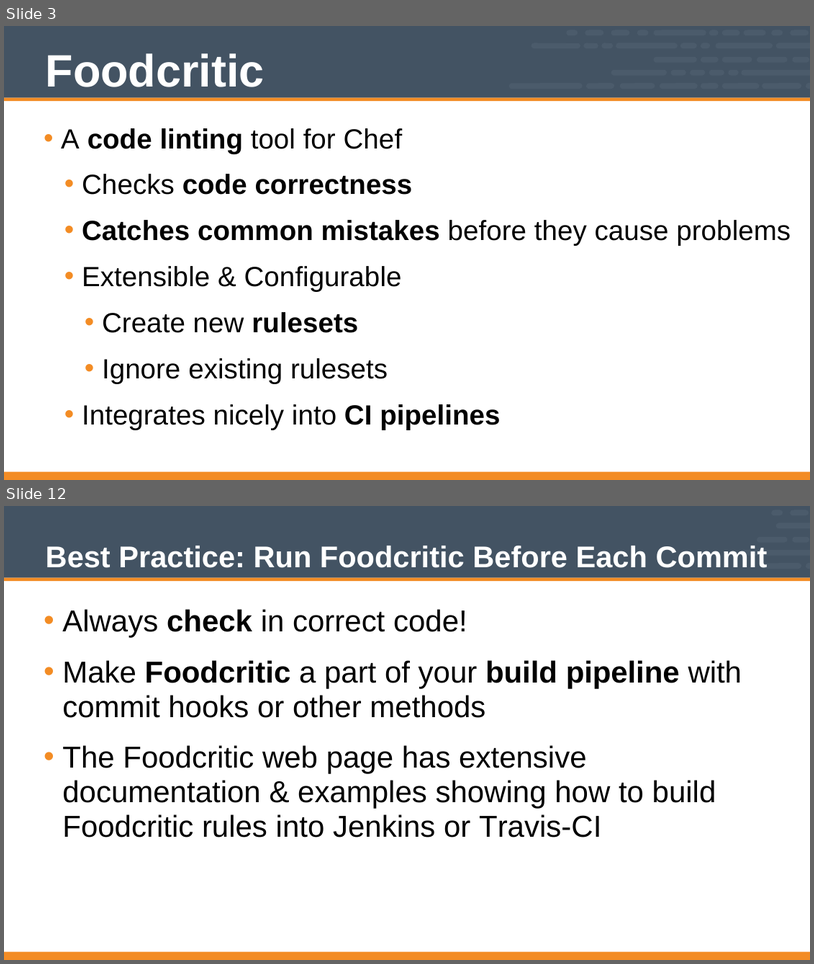
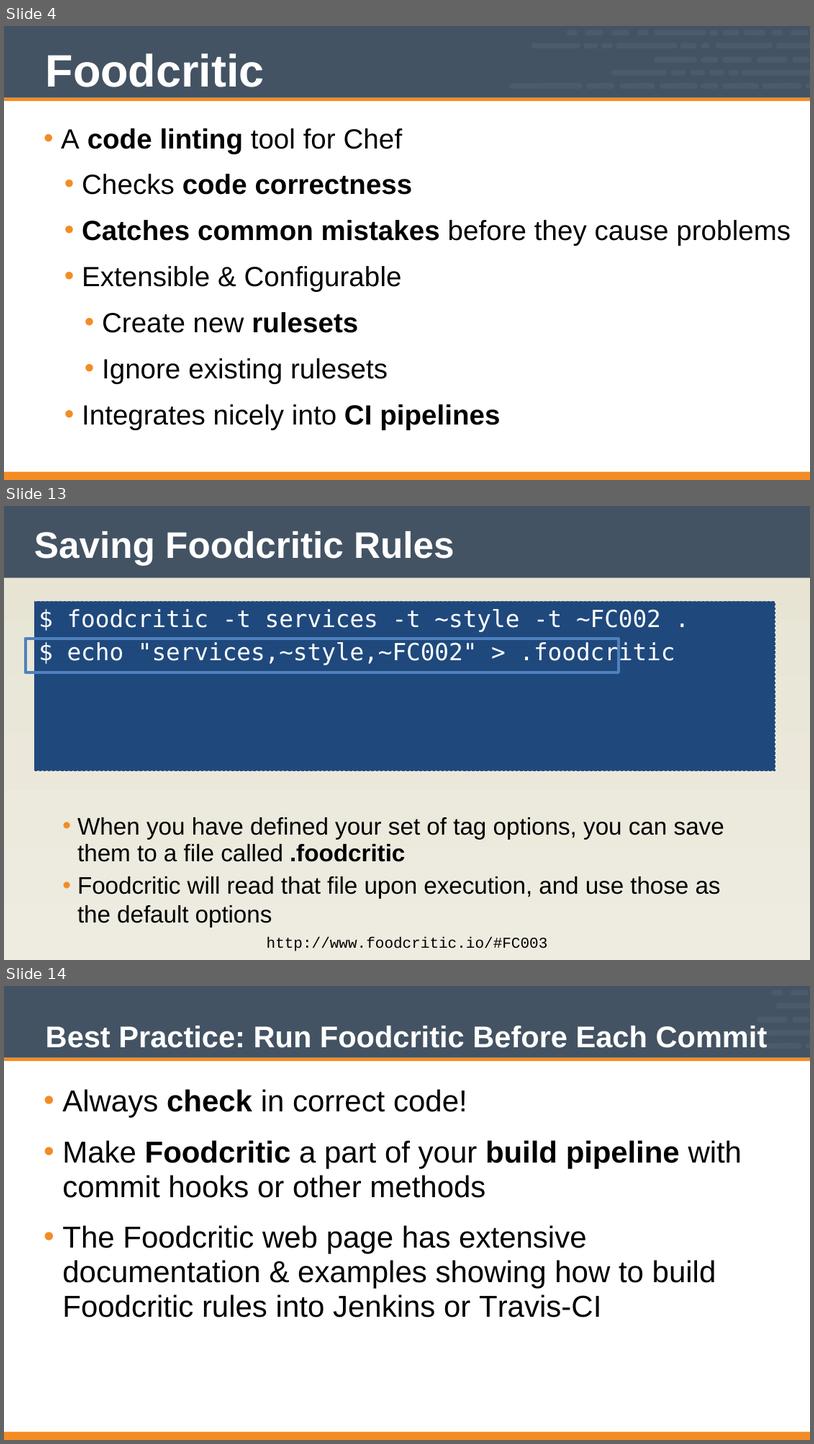
Before and after one commit to vinyar/chef-intermediate, a slide deck: Modules/10-Chef_Intermediate.pptx. Shown one above the other, each under a label of ours: slides 3 and 12 before the commit, slides 4, 13 and 14 after it; the slides between them are not shown. The pictures are 814x964 and 814x1444 pixels, drawn with LibreOffice and Linux fonts; fonts in the diff are those of the drawing. Boxes give left, top, right and bottom in pixels: in the first picture for what was removed or moved away, otherwise in the second. Text is boxed around its words. In the diff, an @@ line names an element or a change of style, - is before the commit and + after.

```diff
--- a/Modules/10-Chef_Intermediate.pptx
+++ b/Modules/10-Chef_Intermediate.pptx
@@ slide 13 added at (x1=4, y1=506, x2=810, y2=960), background gradient #E6E3D2 to #EEECE1; not listed: 1 template element that a slide beside it also shows @@
@@ title added at (x1=34, y1=531, x2=455, y2=565), 58.7 pt, text #FFFFFF, bold @@
+Saving Foodcritic Rules
@@ text added at (x1=34, y1=601, x2=775, y2=770), fill #1F497D, outline #1F497D 1 pt dashed, 37.3 pt, text #FFFFFF @@
+$ foodcritic -t services -t ~style -t ~FC002 .
+$ echo "services,~style,~FC002" > .foodcritic
@@ rectangle added at (x1=26, y1=638, x2=619, y2=672), outline #4F81BD 4.5 pt @@
@@ text added at (x1=77, y1=817, x2=725, y2=927), 38 pt, text #000000 @@
+• When you have defined your set of tag options, you can save them to a file called .foodcritic
+• Foodcritic will read that file upon execution, and use those as the default options
@@ text added at (x1=267, y1=937, x2=548, y2=951), 24 pt, text #000000 @@
+http://www.foodcritic.io/#FC003
@@ what was slide 3 is now slide 4 @@
@@ what was slide 12 is now slide 14 @@
```
Also in this commit, not shown: 9 slides changed, 2 other slides added, 1 slide removed.
